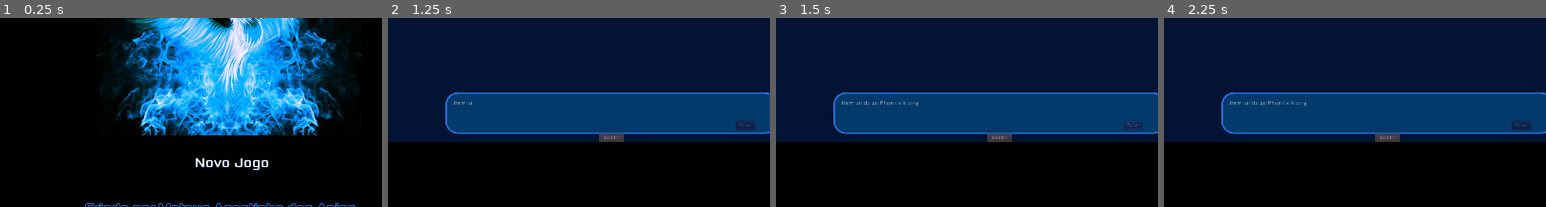
Above: before the commit, frames 1-4 (left to right).
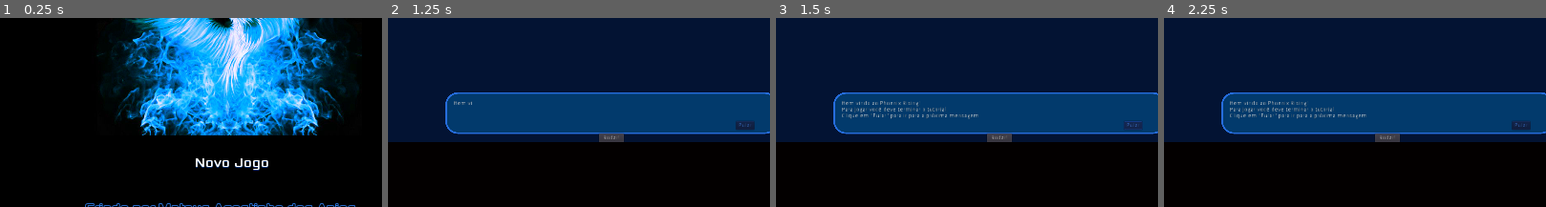
Above: after the commit, the same moments.

Repository: MateusdosAnjos/MAC0499
Game: Godot game, scene res://TelaInicial/TitleScreen.tscn
Two runs of this game, one before a commit and one after it. Both use one fixed random seed, a clock stepped at 60 frames per second and the inputs below.
Inputs:
- Up to frame 1 (0.25 s): no input
- Up to frame 2 (1.25 s): click "Novo Jogo" at 0.5 s
- Up to frame 3 (1.5 s): click "Pular" at 1.25 s
- Up to frame 4 (2.25 s): click "Tela Cheia" at 2 s
The pictures show only the part of the screen within x 21-71%, y 46-96%; the shares and areas given below are measured in that part.

Frames 1-2 are identical in both runs. In frame 3, 0.6% of the frame differs, in the area x 17-53%, y 46-54%; in frame 4, 0.6%.

Commit message:
Inicio das mensagens de tutorial
Signed-off-by: MateusdosAnjos <mateus.a.anjos@gmail.com>

Diff:
--- a/Phoenix Rising/Tutorial/DialogBox.gd
+++ b/Phoenix Rising/Tutorial/DialogBox.gd
@@ -3,12 +3,11 @@
 
 # Variables
 var dialog = [
-    "Bem vindo ao Phoenix Rising.",
-    "Este é o tutorial.",
-    "Agora adicionei algumas mensagens de teste.",
+    'Bem vindo ao Phoenix Rising!\nPara jogar você deve terminar o tutorial.\nClique em "Pular" para ir para a próxima mensagem.',
+    "Eita lasquera",
     ]
 var page = 0
-var max_pages = 2
+var max_pages = 1
 
 onready var SkipButton = get_parent().get_node("Skip")
 
